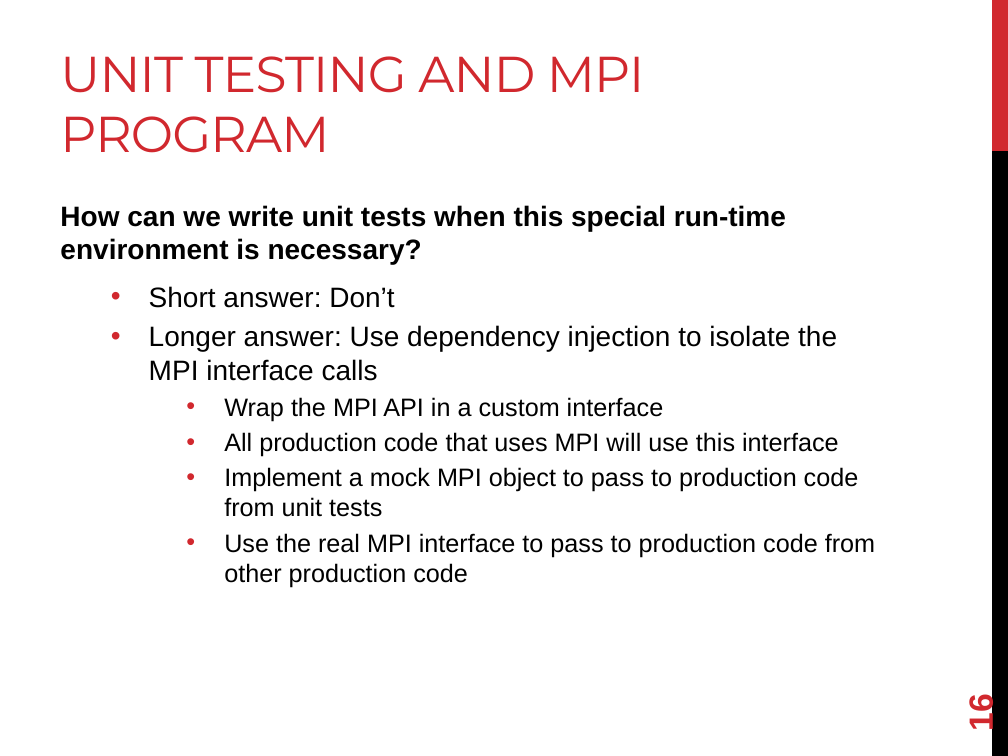
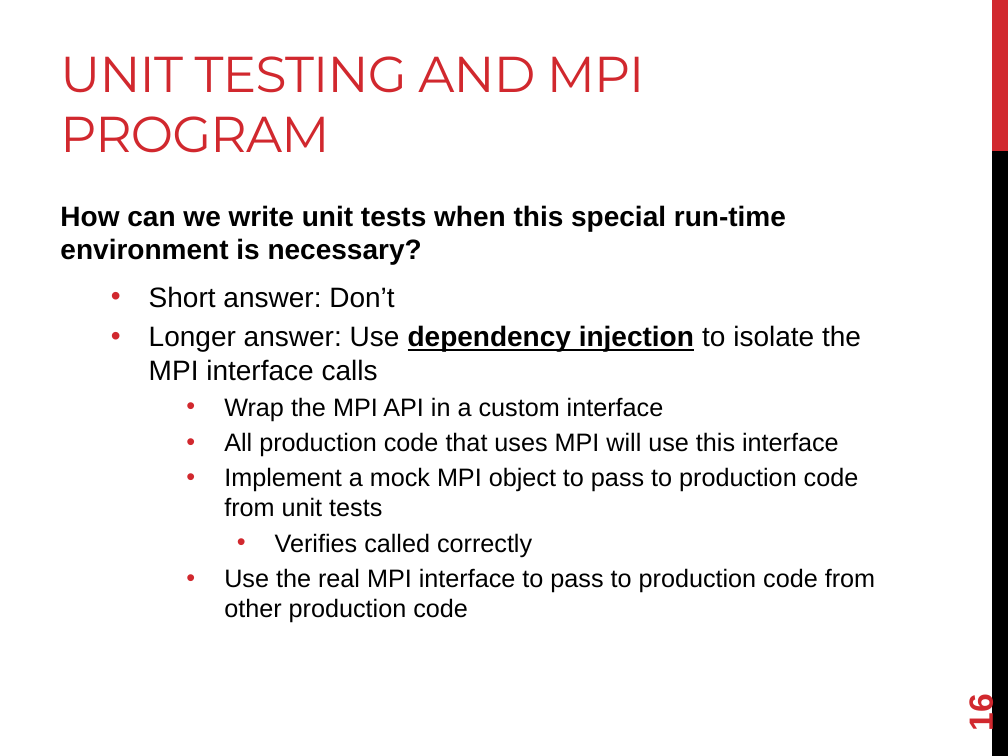
Before and after one commit to joshpeterson/DevelopingConcurrentSoftware, a slide deck: slide 16 of Lectures/Introduction to MPI/Introduction to MPI.pptx. Drawn at 1008x756 pixels with LibreOffice and Linux fonts; fonts in the diff are those of the drawing. Boxes give left, top, right and bottom in pixels: in the first picture for what was removed or moved away, otherwise in the second. Text is boxed around its words. In the diff, an @@ line names an element or a change of style, - is before the commit and + after.

```diff
--- a/Lectures/Introduction to MPI/Introduction to MPI.pptx
+++ b/Lectures/Introduction to MPI/Introduction to MPI.pptx
@@ text at [149,325,861,381]: bold on, underline on in "dependency injection" @@
@@ text at [275,533,532,557]: paragraph added @@
+      • Verifies called correctly
```
Also in this commit, not shown: 6 other slides changed, 33 other files.
